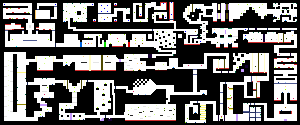
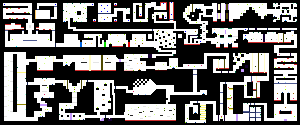
Revision of a layered 300 × 125 image; what changed, layer by layer:
painted on "hardmode" over [17, 13, 295, 117]
